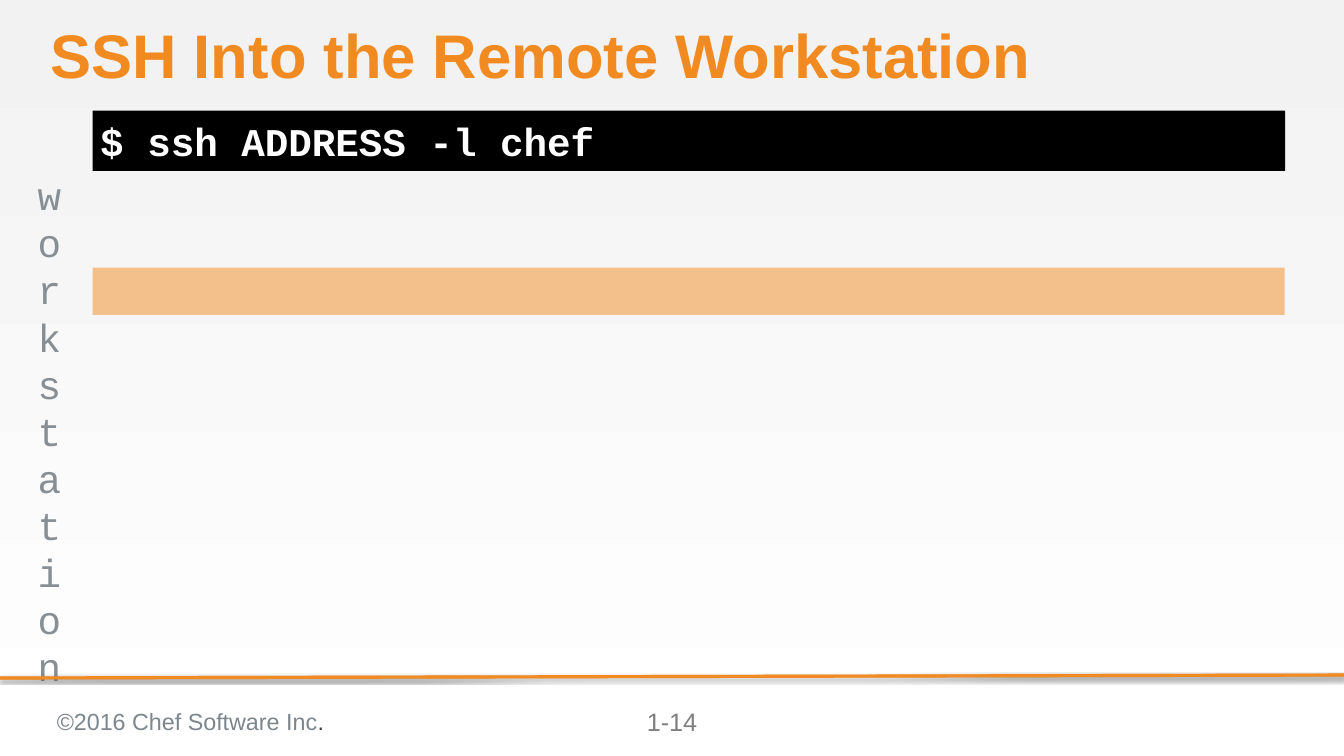
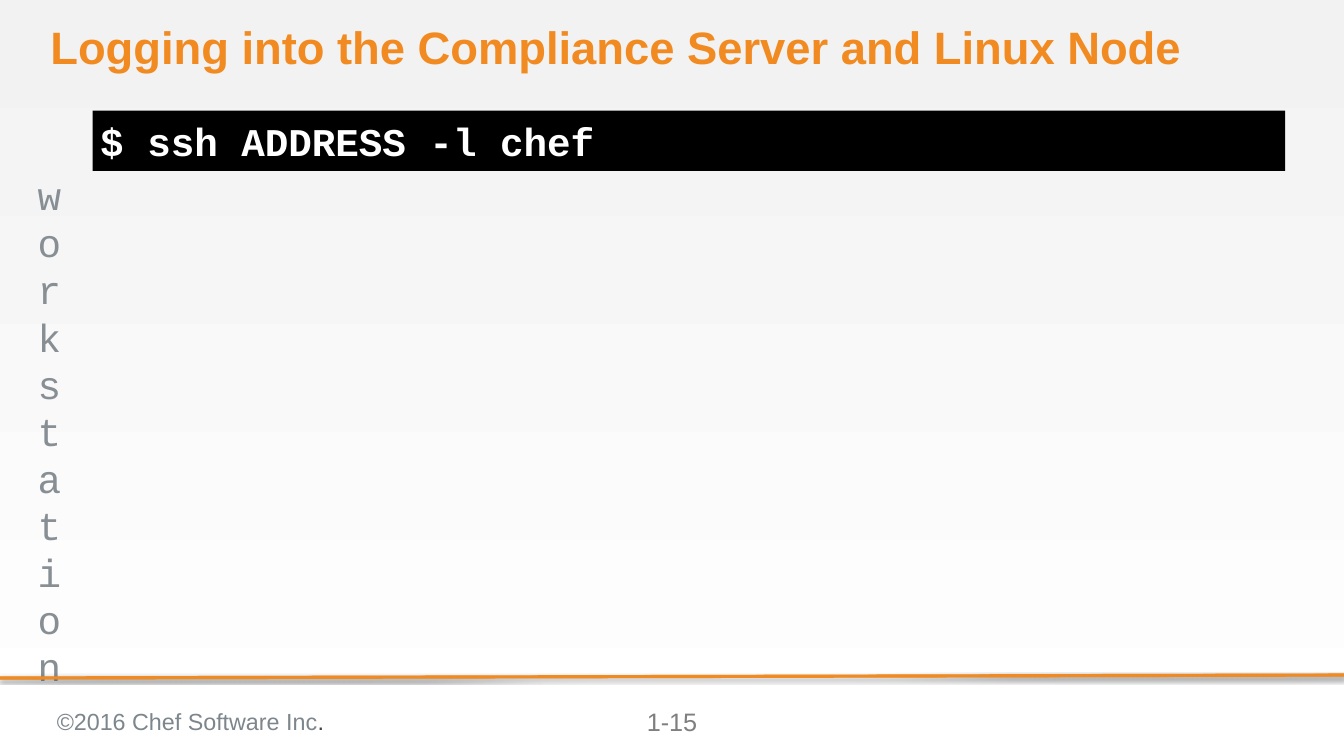
Before and after one commit to bchamby/chef-compliance-installation-configuration-operation, a slide deck: slide 15 of 01-Intro.pptx (slide 14 before the commit). Drawn at 1344x756 pixels with LibreOffice and Linux fonts; fonts in the diff are those of the drawing; background and template pictures are left out. Boxes give left, top, right and bottom in pixels: in the first picture for what was removed or moved away, otherwise in the second. Text is boxed around its words. In the diff, an @@ line names an element or a change of style, - is before the commit and + after.

```diff
--- a/01-Intro.pptx
+++ b/01-Intro.pptx
@@ title at [50, 31, 1180, 73]: text changed; size 58.7 to 43.2 pt @@
-SSH Into the Remote Workstation
+Logging into the Compliance Server and Linux Node
@@ rectangle removed at [93, 268, 1285, 315] @@
@@ page number at [647, 713, 697, 731]: text changed @@
-1-14
+1-15
```
Also in this commit, not shown: 5 other slides changed, 2 slides added.
